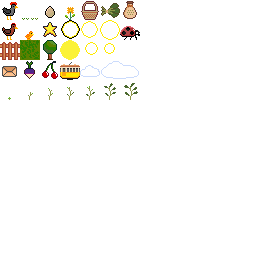
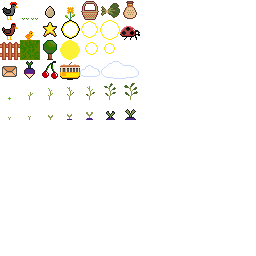
The second (256, 256) image is a revision of the first. Changes to its layers:
painted on "Paint Layer 1" (1st of 2) over [8, 109, 136, 120]
added layer "Paint Layer 1" (2nd of 2) above "Background" over [8, 109, 136, 120]
